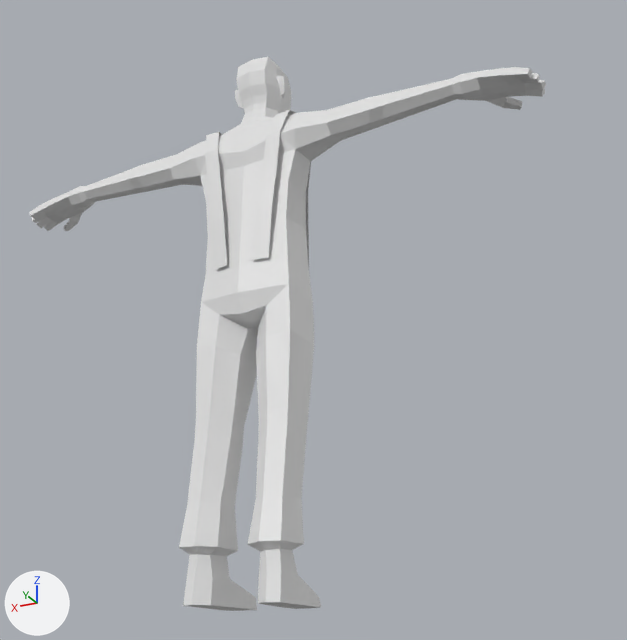
Renders of the Blender file Assets/_Project/Models/BlenderFiles/Modular_Staff/Obsolete_Humanoids/Humanoid_Blender_Workshop.blend from each side of a commit.
Before and after are seen from a 50 mm lens placed at (-1.255, 2.108, -0.16), pointed at (-0.158, -0.084, 0.827). Lighting does not change. The marker at lower left points along +X, +Y and +Z. The picture after the commit comes second.

The scene before the commit, as lines of its bpy script (objects in view):
```python
me_mesh_005 = bpy.data.meshes.new('Mesh.005')
me_mesh_005.from_pydata(...)  # 564 vertices, 540 faces; spans x -93.0..93.0, y 0.0..178.0, z -12.0..17.0
me_mesh_005.materials.append(mat_newmanpoly)  # its picture is missing
ob_man_construction_worker = bpy.data.objects.new('man_construction_worker', me_mesh_005)
ob_man_construction_worker.location = (0.0, 0.0, 0.0)
ob_man_construction_worker.rotation_euler = (1.571, 0.0, 0.0)  # degrees (90, 0, 0)
ob_man_construction_worker.scale = (0.01, 0.01, 0.01)
```
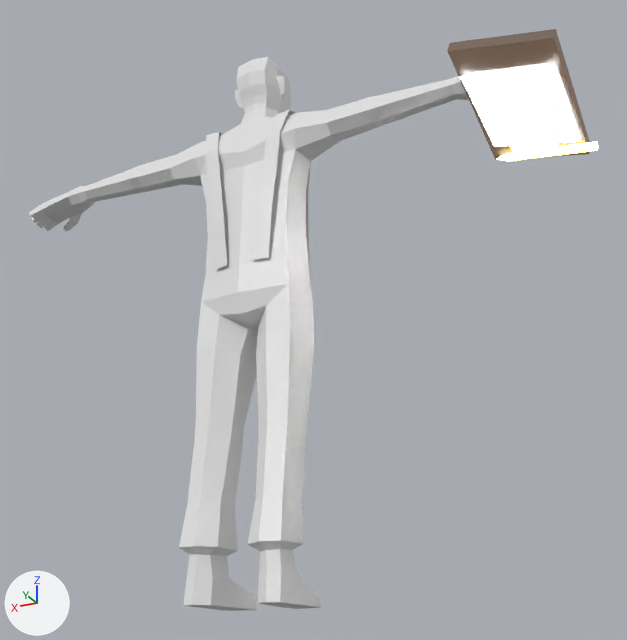
Where the change shows, as pixel boxes (x1, y1, x2, y2) in the pictures (627 x 640 px):
```json
{"object": "_Clipboard", "change": "added", "after": [447, 29, 598, 162], "faces in mat_lowpolyworking_001": [447, 29, 590, 160], "faces in mat_lowpolymannew": [497, 141, 598, 162]}
```

The change, as JSON lines over the scene's bpy script:
```json
{"op": "add", "block": "img_imphenziapalette02_albedo_png_001", "code": ["img_imphenziapalette02_albedo_png_001 = load_image('ImphenziaPalette02-Albedo.png.001', '../../../../Materials/ColorPallets/ImphenziaPalette02-Albedo.png', 512, 512, 'sRGB')"]}
{"op": "add", "block": "mat_lowpolymannew", "code": ["mat_lowpolymannew = bpy.data.materials.new('LowPolyManNew')", "# uses the picture img_imphenziapalette02_albedo_png_001"]}
{"op": "add", "block": "mat_lowpolyworking_001", "code": ["mat_lowpolyworking_001 = bpy.data.materials.new('LowPolywORKING.001')", "# uses the picture img_imphenziapalette02_albedo_png_001"]}
{"op": "add", "block": "me_cube_016", "code": ["me_cube_016 = bpy.data.meshes.new('Cube.016')", "me_cube_016.from_pydata(...)  # 176 vertices, 116 faces; spans x -1.03..-0.717, y -0.242..0.24, z 1.239..1.425", "# faces by material slot: [98, 18]", "me_cube_016.materials.append(mat_lowpolyworking_001)", "me_cube_016.materials.append(mat_lowpolymannew)"]}
{"op": "add", "block": "ob_clipboard", "code": ["ob_clipboard = bpy.data.objects.new('_Clipboard', me_cube_016)", "ob_clipboard.location = (0.0, 0.0, 0.0)"]}
```
